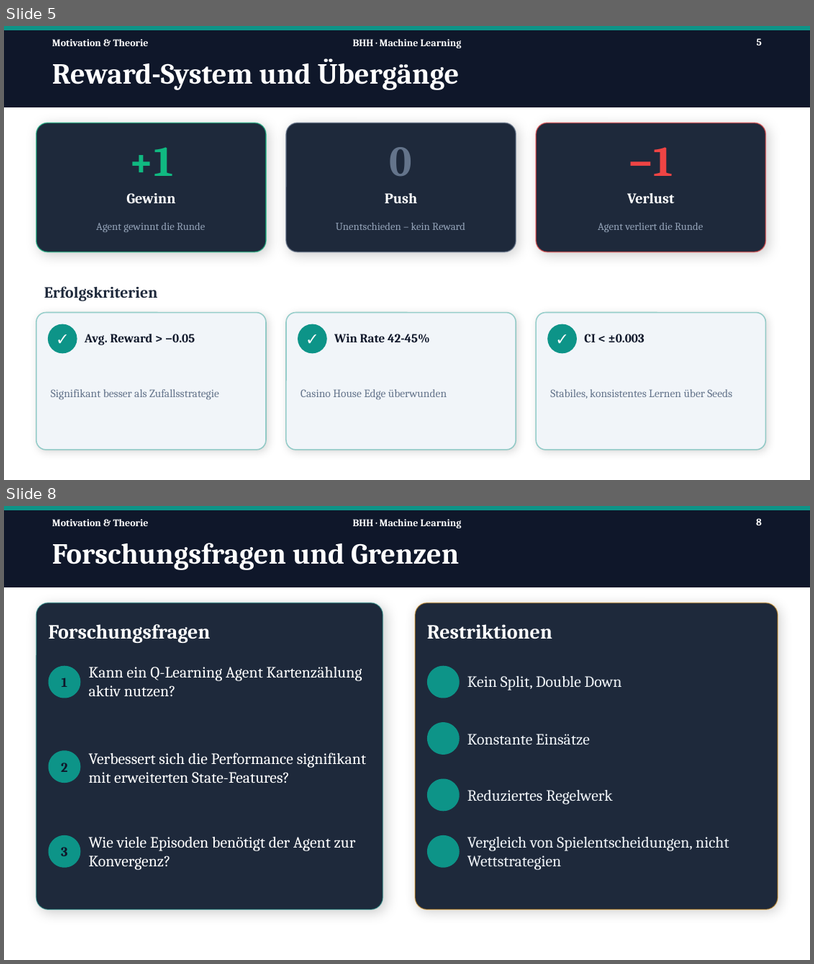
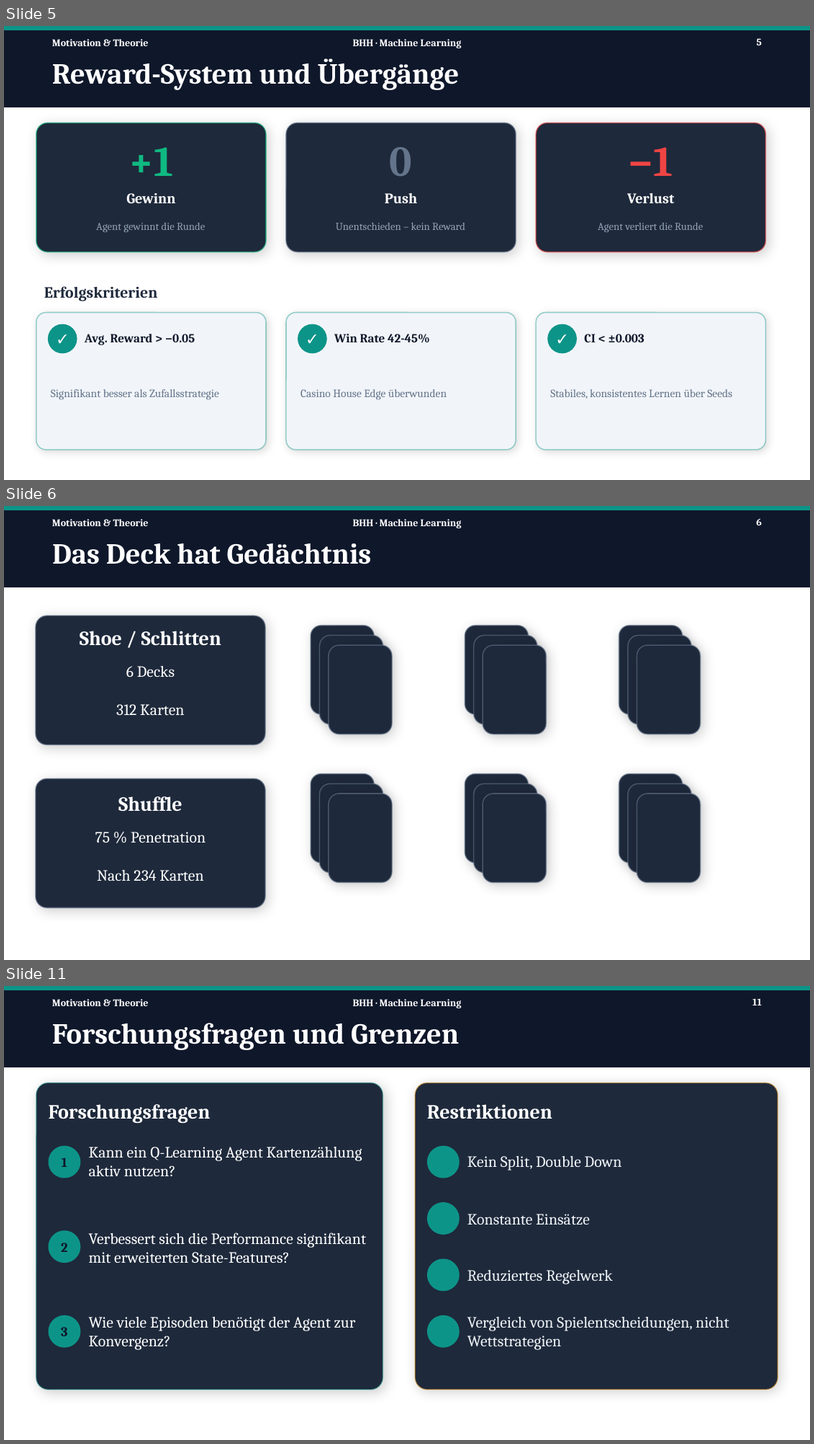
Before and after one commit to Tom-N-M/ml-blackjack, a slide deck: Präsi/PP_v2.pptx. Shown one above the other, each under a label of ours: slides 5 and 8 before the commit, slides 5, 6 and 11 after it; the slides between them are not shown. The pictures are 814x964 and 814x1444 pixels, drawn with LibreOffice and Linux fonts; fonts in the diff are those of the drawing. Boxes give left, top, right and bottom in pixels: in the first picture for what was removed or moved away, otherwise in the second. Text is boxed around its words. In the diff, an @@ line names an element or a change of style, - is before the commit and + after.

Commit message:
Motivation & Theorie fertig References #16

```diff
--- a/Präsi/PP_v2.pptx
+++ b/Präsi/PP_v2.pptx
@@ slide 6 added at bbox=[4, 506, 810, 960], background #FFFFFF @@
@@ rectangle added at bbox=[4, 506, 810, 587], fill #0F172A, outline #0F172A 1 pt @@
@@ rectangle added at bbox=[4, 506, 810, 510], fill #0D9488, outline #0D9488 1 pt @@
@@ text added at bbox=[52, 519, 149, 526], 9 pt, text #FFFFFF, bold @@
+Motivation & Theorie
@@ text added at bbox=[353, 519, 462, 528], 9 pt, text #FFFFFF, bold @@
+BHH · Machine Learning
@@ page number added at bbox=[756, 518, 762, 525], 9 pt, text #FFFFFF, bold @@
+6
@@ text added at bbox=[52, 543, 372, 564], 26 pt, text #FFFFFF, bold @@
+Das Deck hat Gedächtnis
@@ rounded rectangle added at bbox=[36, 615, 265, 745], fill #1E293B, outline #64748B 1 pt @@
@@ text added at bbox=[80, 631, 221, 645], 18 pt, text #FFFFFF, bold @@
+Shoe / Schlitten
@@ rounded rectangle added at bbox=[311, 626, 374, 714], fill #1E293B, outline #64748B 1 pt @@
@@ rounded rectangle added at bbox=[320, 635, 384, 723], fill #1E293B, outline #64748B 1 pt @@
@@ rounded rectangle added at bbox=[466, 626, 529, 714], fill #1E293B, outline #64748B 1 pt @@
@@ rounded rectangle added at bbox=[474, 635, 538, 723], fill #1E293B, outline #64748B 1 pt @@
@@ rounded rectangle added at bbox=[620, 626, 683, 714], fill #1E293B, outline #64748B 1 pt @@
@@ rounded rectangle added at bbox=[628, 635, 692, 723], fill #1E293B, outline #64748B 1 pt @@
@@ rounded rectangle added at bbox=[329, 645, 393, 734], fill #1E293B, outline #64748B 1 pt @@
@@ rounded rectangle added at bbox=[483, 645, 547, 734], fill #1E293B, outline #64748B 1 pt @@
@@ rounded rectangle added at bbox=[637, 645, 701, 734], fill #1E293B, outline #64748B 1 pt @@
@@ text added at bbox=[116, 666, 184, 716], 14 pt, text #FFFFFF @@
+6 Decks
+312 Karten
@@ rounded rectangle added at bbox=[36, 779, 265, 908], fill #1E293B, outline #64748B 1 pt @@
@@ rounded rectangle added at bbox=[311, 774, 374, 862], fill #1E293B, outline #64748B 1 pt, 18 pt, text #000000 @@
+!!
@@ rounded rectangle added at bbox=[320, 783, 384, 872], fill #1E293B, outline #64748B 1 pt @@
@@ rounded rectangle added at bbox=[466, 774, 529, 862], fill #1E293B, outline #64748B 1 pt @@
@@ rounded rectangle added at bbox=[474, 783, 538, 872], fill #1E293B, outline #64748B 1 pt @@
@@ rounded rectangle added at bbox=[620, 774, 683, 862], fill #1E293B, outline #64748B 1 pt @@
@@ rounded rectangle added at bbox=[628, 783, 692, 872], fill #1E293B, outline #64748B 1 pt @@
@@ text added at bbox=[118, 796, 183, 811], 18 pt, text #FFFFFF, bold @@
+Shuffle
@@ rounded rectangle added at bbox=[329, 793, 393, 882], fill #1E293B, outline #64748B 1 pt @@
@@ rounded rectangle added at bbox=[483, 793, 547, 882], fill #1E293B, outline #64748B 1 pt @@
@@ rounded rectangle added at bbox=[637, 793, 701, 882], fill #1E293B, outline #64748B 1 pt @@
@@ text added at bbox=[95, 831, 206, 881], 14 pt, text #FFFFFF @@
+75 % Penetration
+Nach 234 Karten
@@ what was slide 8 is now slide 11 @@
@@ page number at bbox=[753, 998, 762, 1005]: text changed @@
-8
+11
```
Also in this commit, not shown: 4 slides changed, 2 other slides added.
